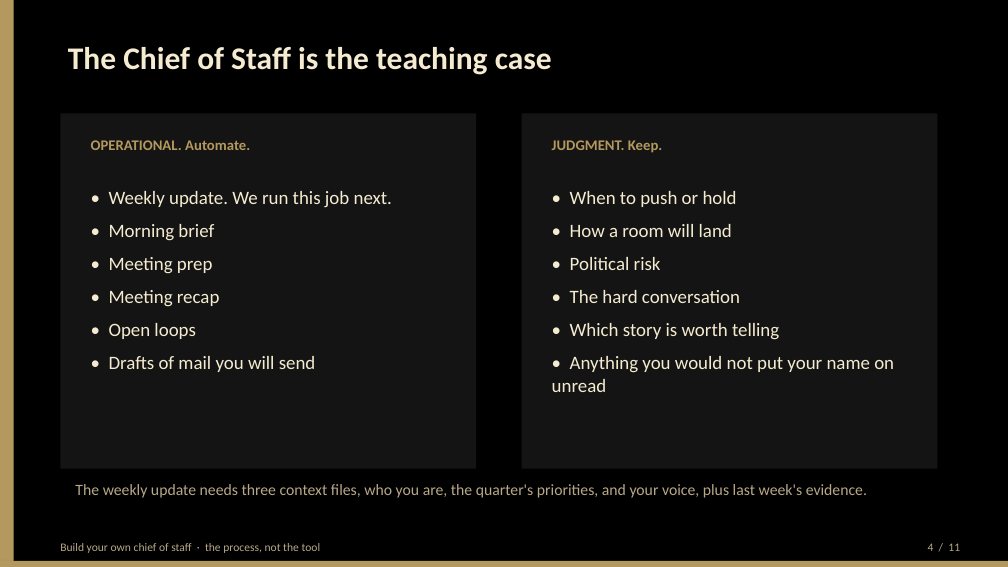
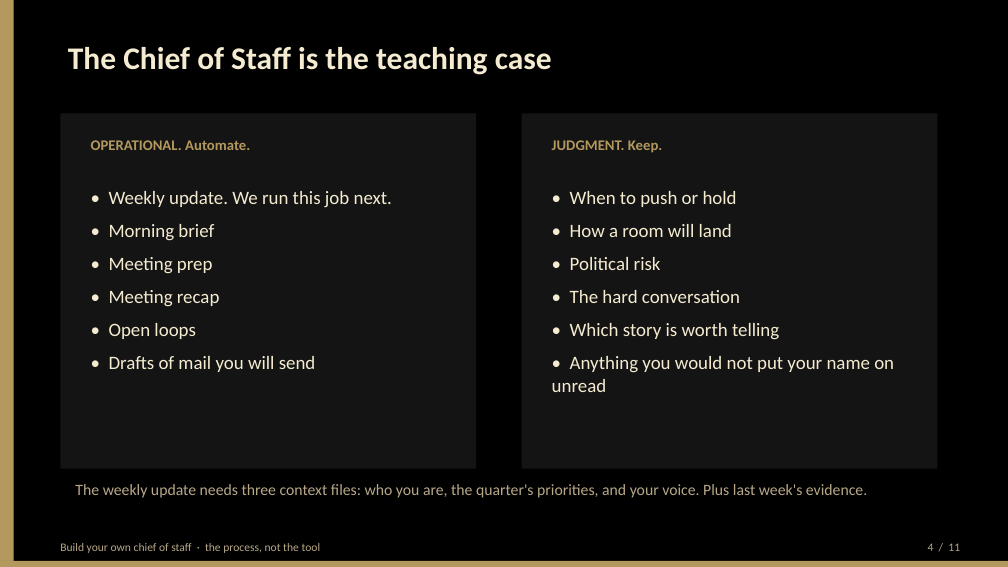
Before and after one commit to BittahCriminal/build-your-own-chief-of-staff, a slide deck: slide 4 of slides/building-your-own-chief-of-staff.pptx. Drawn at 1008x567 pixels with LibreOffice and Linux fonts; fonts in the diff are those of the drawing. Boxes give left, top, right and bottom in pixels: in the first picture for what was removed or moved away, otherwise in the second. Text is boxed around its words. In the diff, an @@ line names an element or a change of style, - is before the commit and + after.

```diff
--- a/slides/building-your-own-chief-of-staff.pptx
+++ b/slides/building-your-own-chief-of-staff.pptx
@@ text at (75,484,867,498): text changed @@
-The weekly update needs three context files, who you are, the quarter's priorities, and your voice, plus last week's evidence.
+The weekly update needs three context files: who you are, the quarter's priorities, and your voice. Plus last week's evidence.
```
Also in this commit, not shown: 8 other slides changed, 1 other file.
